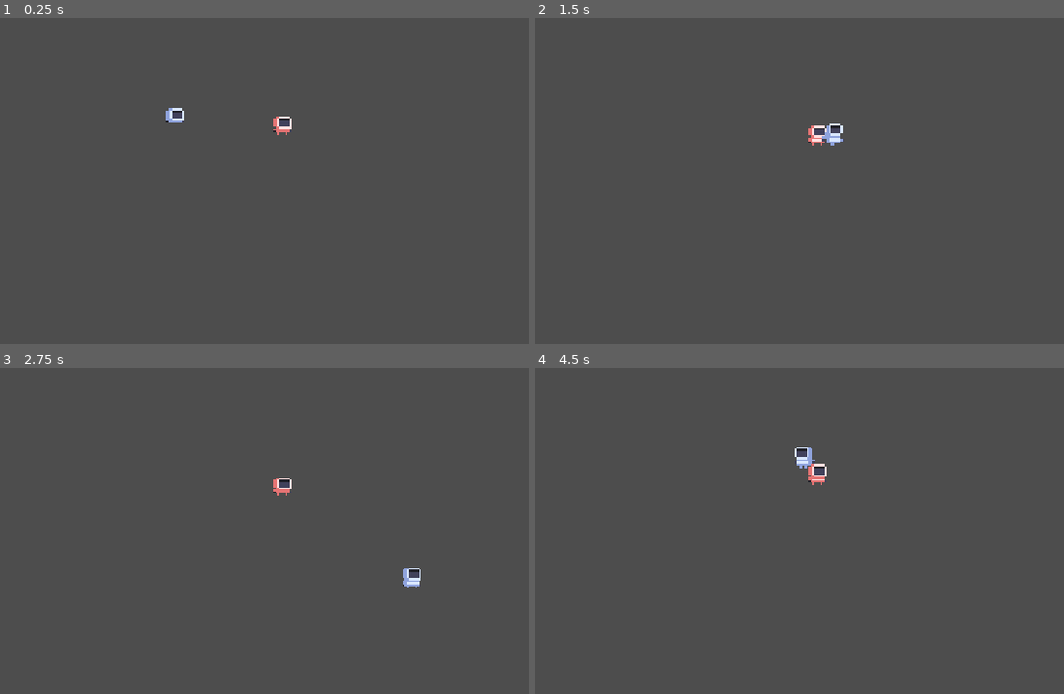
Above: before the commit, frames 1-4 (two rows, left to right).
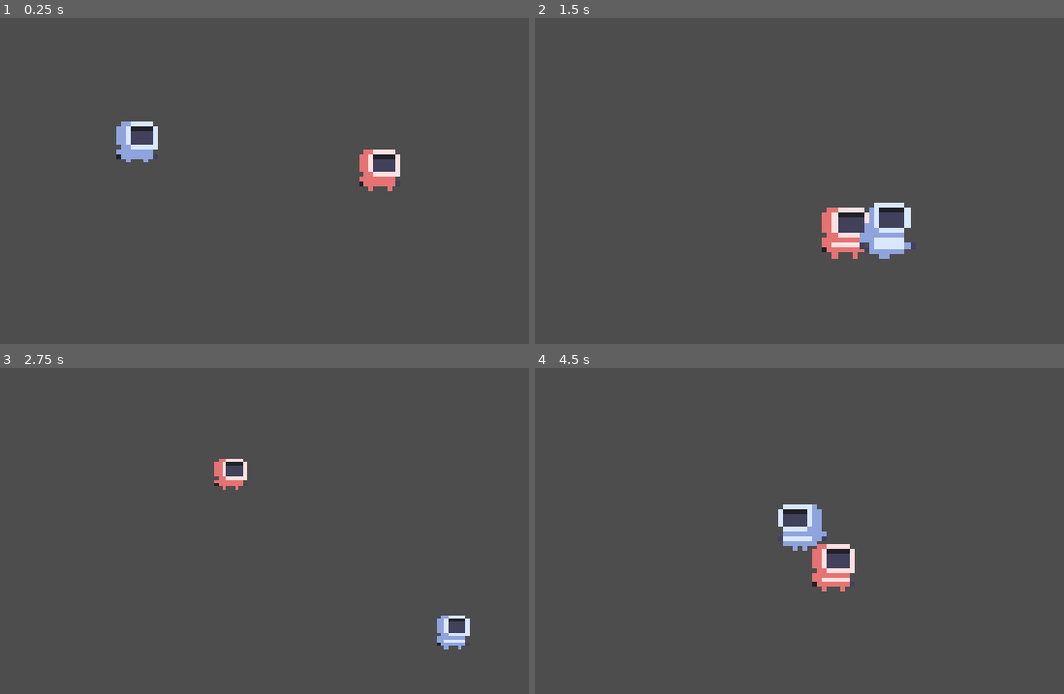
Above: after the commit, the same moments.

Repository: Guan-02/nasa
Game: Godot game, scene res://scenes/ejemplo_escena.tscn
Same seed, same stepped clock (60 frames per second), same inputs: the game is played once before the commit and once after it. This scene is started directly instead of the project's main scene.
Inputs:
- Up to frame 1 (0.25 s): no input
- Up to frame 2 (1.5 s): hold D (p1_right) 0.53-1.28 s; tap E (p1_interact) at 0.6 s; hold S (p1_down) from 1.28 s (still down); tap Down (p2_down) at 1.35 s
- Up to frame 3 (2.75 s): release S (p1_down) at 2.03 s; hold D (p1_right) from 2.03 s (still down); tap Shift (p2_interact) at 2.1 s
- Up to frame 4 (4.5 s): release D (p1_right) at 2.78 s; hold W (p1_up) 2.78-3.53 s; tap Left (p2_left) at 2.85 s; hold A (p1_left) from 3.53 s (still down); tap Right (p2_right) at 3.6 s; tap Up (p2_up) at 4.35 s

The runs differ from the first frame. In frame 1, 1.6% of the frame differs, in the area x 21-76%, y 27-54%; in frame 2, 2.2%, in the area x 51-72%, y 32-74%; in frame 3, 1.1%; in frame 4, 1.9%.

Commit message:
Cámara 2P

Diff:
--- /dev/null
+++ b/assets/paleta_nave.gdshader
@@ -0,0 +1,37 @@
+// Cambia la paleta del tileset sin modificar la imagen.
+// Toma el brillo de cada píxel y lo reemplaza por el color de la paleta
+// que le corresponde (de oscuro a claro).
+//
+// Uso: en el TileMapLayer → Inspector → CanvasItem → Material →
+//      Nuevo ShaderMaterial → Shader → Cargar → este archivo.
+shader_type canvas_item;
+
+// Paleta de la nave, de más oscuro a más claro
+uniform vec4 col0 : source_color = vec4(0.0588, 0.0588, 0.1059, 1.0); // #0F0F1B contornos
+uniform vec4 col1 : source_color = vec4(0.1137, 0.1255, 0.2000, 1.0); // #1D2033 sombra paredes
+uniform vec4 col2 : source_color = vec4(0.1804, 0.2039, 0.3137, 1.0); // #2E3450 paredes
+uniform vec4 col3 : source_color = vec4(0.2275, 0.2471, 0.3608, 1.0); // #3A3F5C piso
+uniform vec4 col4 : source_color = vec4(0.3137, 0.3373, 0.4784, 1.0); // #50567A detalles piso
+uniform vec4 col5 : source_color = vec4(0.5412, 0.5725, 0.6980, 1.0); // #8A92B2 metal
+uniform vec4 col6 : source_color = vec4(0.9098, 0.9098, 0.9412, 1.0); // #E8E8F0 brillos
+
+// Ajustes finos (muévelos en el Inspector si algo queda muy oscuro o muy claro)
+uniform float brillo : hint_range(-0.5, 0.5) = 0.0;
+uniform float contraste : hint_range(0.2, 3.0) = 1.0;
+
+void fragment() {
+	vec4 tex = texture(TEXTURE, UV);
+	float l = dot(tex.rgb, vec3(0.299, 0.587, 0.114));
+	l = clamp((l - 0.5) * contraste + 0.5 + brillo, 0.0, 1.0);
+	float idx = floor(l * 6.999);
+
+	vec3 c = col0.rgb;
+	if (idx >= 1.0) c = col1.rgb;
+	if (idx >= 2.0) c = col2.rgb;
+	if (idx >= 3.0) c = col3.rgb;
+	if (idx >= 4.0) c = col4.rgb;
+	if (idx >= 5.0) c = col5.rgb;
+	if (idx >= 6.0) c = col6.rgb;
+
+	COLOR = vec4(c, tex.a) * COLOR;
+}
--- a/project.godot
+++ b/project.godot
@@ -21,8 +21,13 @@
 
 [display]
 
-window/stretch/mode="canvas_items"
-window/stretch/aspect="expand"
+window/size/viewport_width=480
+window/size/viewport_height=270
+window/size/mode=3
+window/size/window_width_override=1140
+window/size/window_height_override=810
+window/stretch/mode="viewport"
+window/stretch/scale_mode="integer"
 
 [physics]
 
--- /dev/null
+++ b/scenes/Nave.tscn
@@ -0,0 +1,3 @@
+[gd_scene format=3 uid="uid://dnvv8pgd4rdu3"]
+
+[node name="Node2D" type="Node2D" unique_id=295604375]
--- a/scenes/Player.tscn
+++ b/scenes/Player.tscn
@@ -153,7 +153,8 @@
 sprite_frames = SubResource("SpriteFrames_3yf1w")
 animation = &"idleR"
 autoplay = "idleR"
-frame_progress = 0.3487921
+frame = 3
+frame_progress = 0.70783067
 
 [node name="CollisionShape2D" type="CollisionShape2D" parent="." unique_id=209475215]
 position = Vector2(-1, 4)
--- a/scenes/ejemplo_escena.tscn
+++ b/scenes/ejemplo_escena.tscn
@@ -1,5 +1,6 @@
 [gd_scene format=3 uid="uid://bmfftmmppgpt"]
 
+[ext_resource type="Script" uid="uid://dn0h3rlvhands" path="res://scripts/camara_compartida.gd" id="1_8xf2a"]
 [ext_resource type="PackedScene" uid="uid://deer0xlwjhotv" path="res://scenes/Player_2.tscn" id="2_8xf2a"]
 [ext_resource type="PackedScene" uid="uid://bp7tiafr8mau" path="res://scenes/Player.tscn" id="2_v0wbj"]
 
@@ -7,6 +8,9 @@
 
 [node name="Camera2D" type="Camera2D" parent="." unique_id=683095276]
 zoom = Vector2(3, 3)
+script = ExtResource("1_8xf2a")
+min_zoom = 1.0
+max_zoom = 4.0
 
 [node name="CharacterBody2D" parent="." unique_id=1761300502 instance=ExtResource("2_v0wbj")]
 position = Vector2(-70, -42)
--- /dev/null
+++ b/scripts/camara_compartida.gd
@@ -0,0 +1,34 @@
+# OPCIÓN A: Cámara compartida.
+# Una sola Camera2D que se coloca en medio de los dos jugadores y se aleja
+# (zoom out) cuando se separan, para que siempre se vean los dos.
+#
+# Uso: agrega una Camera2D a la escena de la nave (NO dentro del Player)
+# y ponle este script. Encuentra a los jugadores sola (grupo "players").
+# Tip: en el Inspector, en Limit, pon los bordes de la nave para que
+# la cámara no muestre el espacio vacío de afuera.
+extends Camera2D
+
+@export var smoothing := 5.0              # más alto = sigue más rápido
+@export var margin := Vector2(60, 40)     # espacio extra alrededor de los jugadores (px)
+@export var min_zoom := 0.5               # lo más alejada que puede estar
+@export var max_zoom := 1.0               # lo más cerca (1 = tamaño normal pixel-perfect)
+
+func _process(delta: float) -> void:
+	var players := get_tree().get_nodes_in_group("players")
+	if players.is_empty():
+		return
+
+	# Rectángulo que contiene a todos los jugadores + margen
+	var rect := Rect2((players[0] as Node2D).global_position, Vector2.ZERO)
+	for p in players:
+		rect = rect.expand((p as Node2D).global_position)
+	rect = rect.grow_individual(margin.x, margin.y, margin.x, margin.y)
+
+	# Zoom necesario para que ese rectángulo quepa en pantalla
+	var screen := get_viewport_rect().size
+	var z := minf(screen.x / rect.size.x, screen.y / rect.size.y)
+	z = clampf(z, min_zoom, max_zoom)
+
+	var t := 1.0 - exp(-smoothing * delta)   # suavizado independiente de los FPS
+	global_position = global_position.lerp(rect.get_center(), t)
+	zoom = zoom.lerp(Vector2(z, z), t)
--- a/scripts/player.gd
+++ b/scripts/player.gd
@@ -41,6 +41,7 @@
 
 func _ready() -> void:
 	_ensure_inputs()
+	add_to_group("players")   # para que las cámaras encuentren a los jugadores
 	# Sin gravedad ni piso: movimiento libre en 8 direcciones (top-down).
 	motion_mode = CharacterBody2D.MOTION_MODE_FLOATING
 	anim.play(idle_anim)
@@ -68,9 +69,10 @@
 	if anim.animation != target:
 		anim.play(target)
 
-# ---------- Interacción (E / Shift) ----------
-func _unhandled_input(event: InputEvent) -> void:
-	if event.is_action_pressed(_action("interact")):
+	# ---------- Interacción (E / Shift) ----------
+	# Se lee con Input (no con _unhandled_input) para que funcione
+	# también dentro de la pantalla dividida (SubViewports).
+	if can_move and Input.is_action_just_pressed(_action("interact")):
 		interacted.emit(self)
 		_interact_with_nearby()
 
Binary file added: RetroSpacePNG.png
Not shown, added: RetroSpacePNG.png.import
Binary file added: assets/RetroSpacePNG.png
Not shown, added: assets/RetroSpacePNG.png.import
Not shown, added: assets/paleta_nave.gdshader.uid
Not shown, added: scripts/camara_compartida.gd.uid
